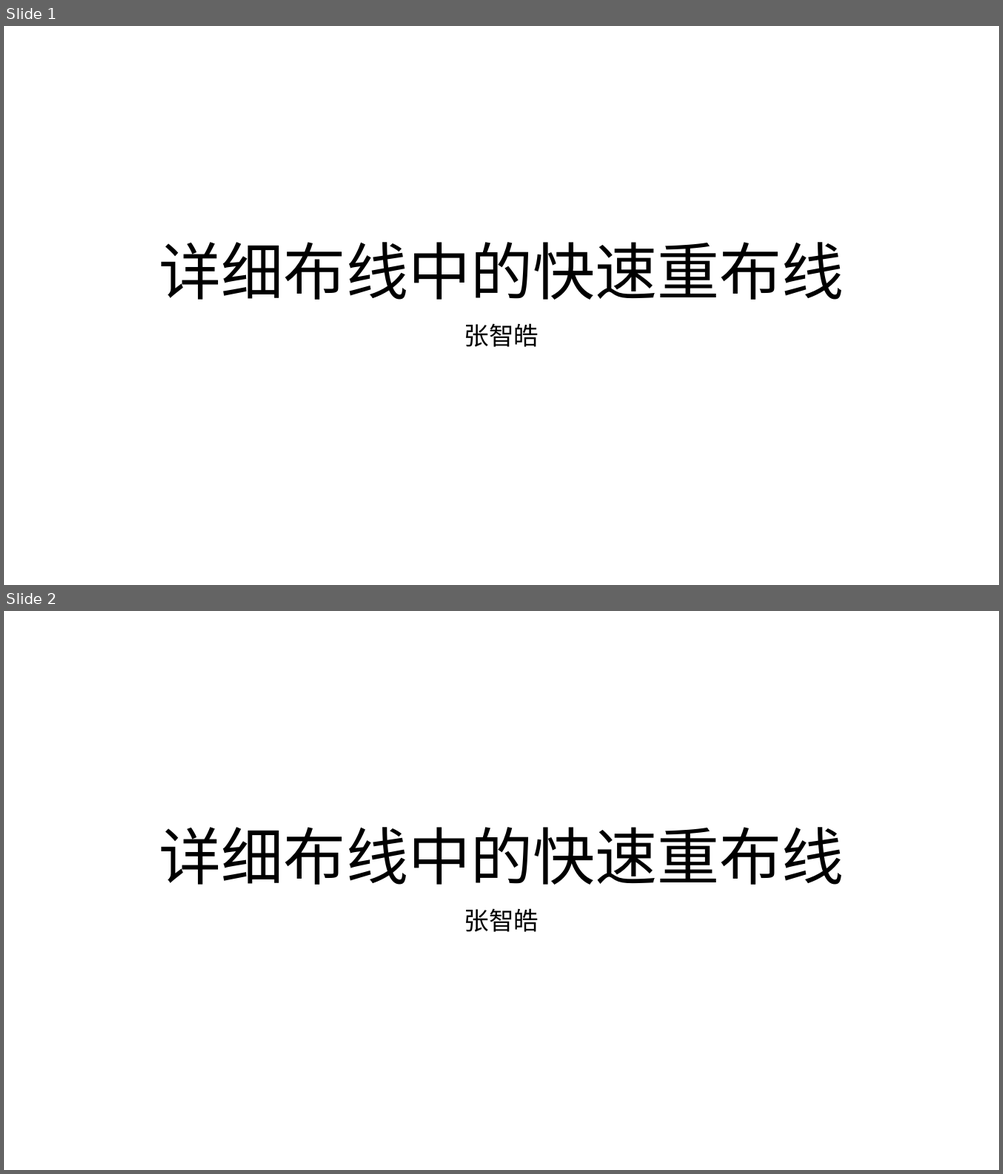
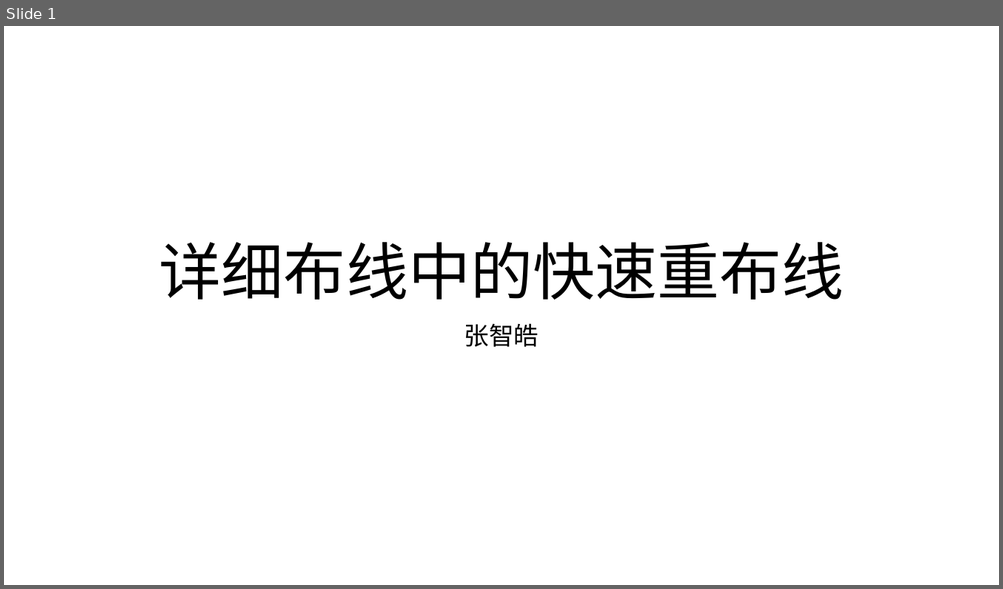
Before and after one commit to lonelykida/PaperPPT, a slide deck: 张竞翀_详细布线中的快速重布线.pptx. Shown one above the other, each under a label of ours: slides 1 and 2 before the commit, slide 1 after it. The pictures are 1003x1174 and 1003x589 pixels, drawn with LibreOffice and Linux fonts; fonts in the diff are those of the drawing. Boxes give left, top, right and bottom in pixels: in the first picture for what was removed or moved away, otherwise in the second. Text is boxed around its words. In the diff, an @@ line names an element or a change of style, - is before the commit and + after.

```diff
--- a/张竞翀_详细布线中的快速重布线.pptx
+++ b/张竞翀_详细布线中的快速重布线.pptx
@@ slide 2 removed at [4,611,999,1170], background #FFFFFF @@
@@ title removed at [159,827,843,885] @@
-详细布线中的快速重布线
@@ subtitle removed at [464,908,539,932] @@
-张智皓
```
Also in this commit, not shown: 2 slides added.
